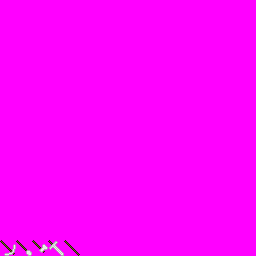
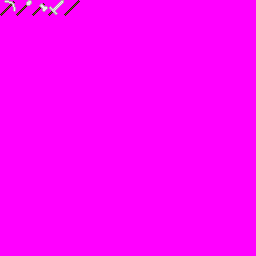
Layers edited between the first and the second 256 x 256 image:
painted on "Stick" over left=64, top=0, right=80, bottom=256
painted on "Sword" over left=48, top=0, right=64, bottom=256
painted on "Axe" over left=32, top=3, right=48, bottom=253
painted on "Shovel" over left=16, top=0, right=32, bottom=256
painted on "Pickaxe" over left=0, top=0, right=16, bottom=256
